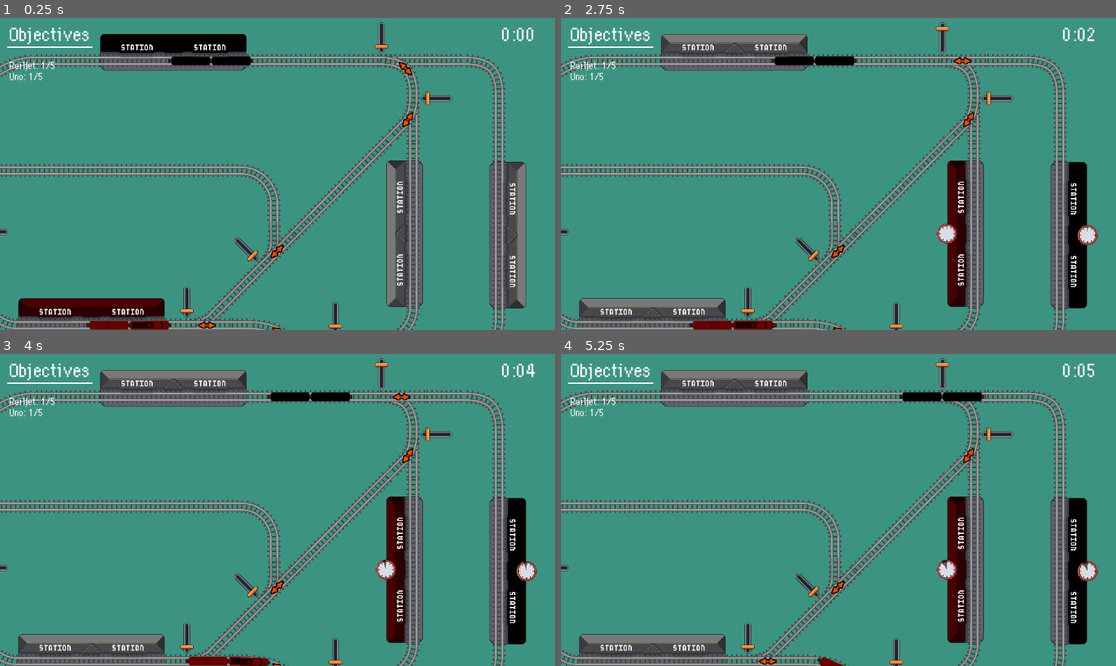
Above: before the commit, frames 1-4 (two rows, left to right).
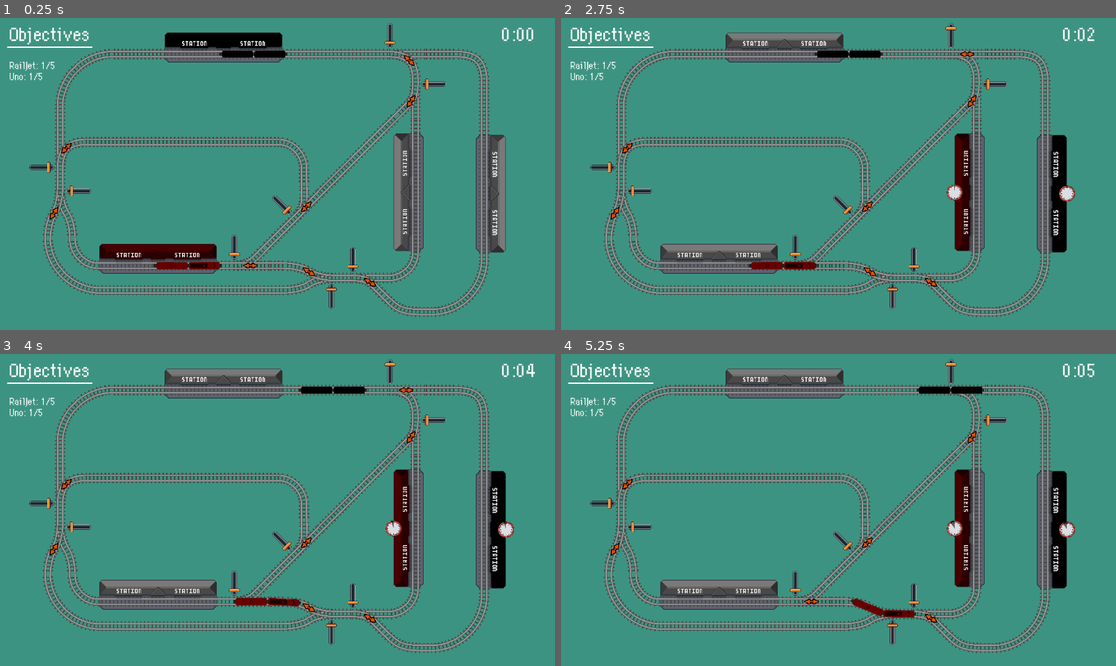
Above: after the commit, the same moments.

Repository: dsg-jam/ld54-game
Game: Godot game, scene res://scenes/Level3.tscn
Same seed, same stepped clock (60 frames per second), same inputs: the game is played once before the commit and once after it. This scene is started directly instead of the project's main scene.
Inputs (mouse positions are in pixels of both pictures, inside the frame that each line leads up to):
- Up to frame 1 (0.25 s): no input
- Up to frame 2 (2.75 s): click (943, 36) at 0.52 s; hold Space (brake) from 2.03 s (still down)
- Up to frame 3 (4 s): release Space (brake) at 2.78 s
- Up to frame 4 (5.25 s): hold Space (brake) from 4.28 s (still down)

The runs differ from the first frame. In frame 1, 28% of the frame differs, in the area x 0-95%, y 1-100%; in frame 2, 29%; in frame 3, 29%, in the area x 0-97%, y 1-100%; in frame 4, 29%.

Commit message:
add camera to level 3

Diff:
--- a/scenes/Level3.tscn
+++ b/scenes/Level3.tscn
@@ -327,3 +327,7 @@
 
 [node name="TrainRouteStop2" parent="TrainRoute2" node_paths=PackedStringArray("station") instance=ExtResource("12_6ai6h")]
 station = NodePath("../../TrainStation4")
+
+[node name="Camera2D" type="Camera2D" parent="."]
+offset = Vector2(500, 400)
+zoom = Vector2(0.8, 0.8)
Not shown: 8 places in scenes/Level3.tscn that only renumber resources
